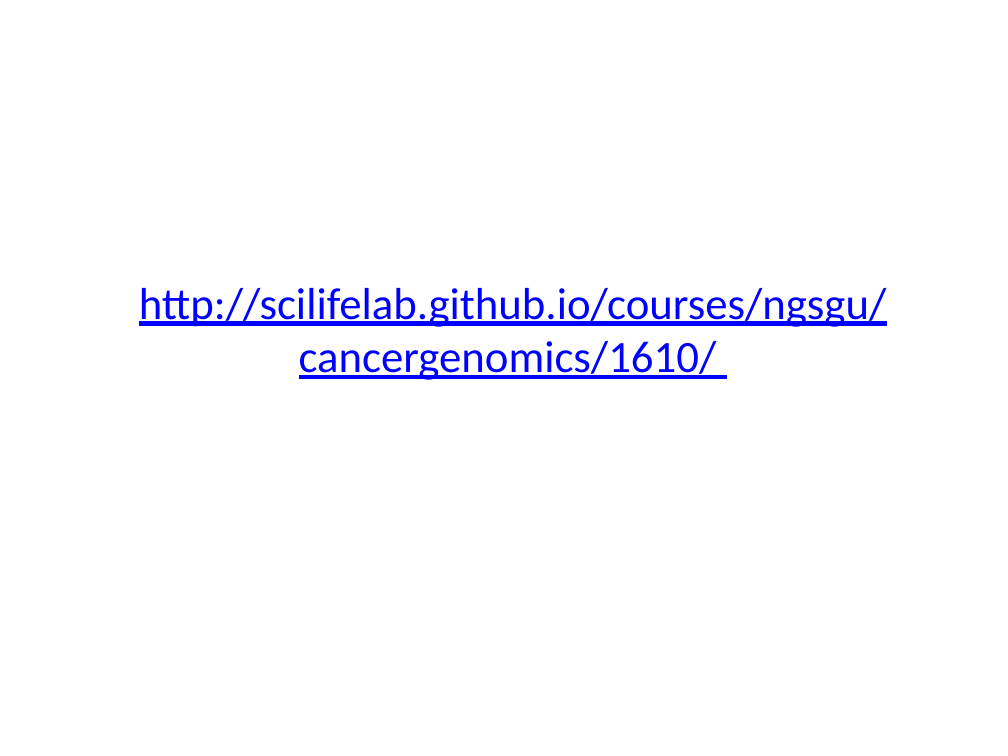
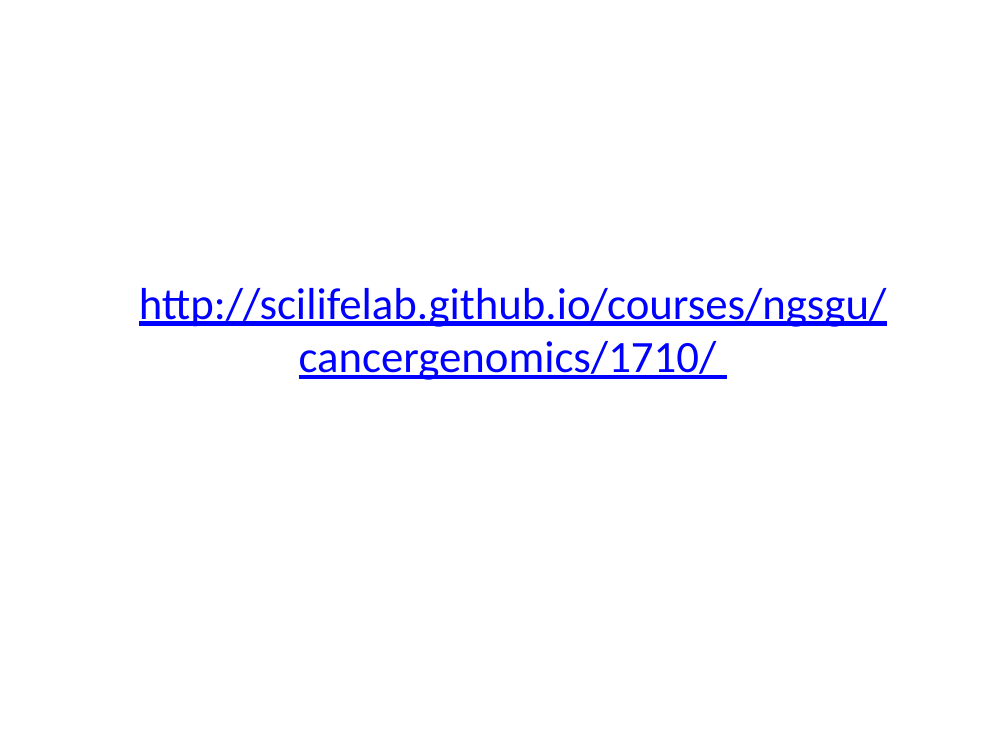
Before and after one commit to malinlarsson/courses, a slide deck: slide 39 of ngsgu/cancergenomics/1710/slides/cancer_genomics.pptx. Drawn at 1008x756 pixels with LibreOffice and Linux fonts; fonts in the diff are those of the drawing. Boxes give left, top, right and bottom in pixels: in the first picture for what was removed or moved away, otherwise in the second. Text is boxed around its words. In the diff, an @@ line names an element or a change of style, - is before the commit and + after.

Commit message:
updated link in slides

```diff
--- a/ngsgu/cancergenomics/1710/slides/cancer_genomics.pptx
+++ b/ngsgu/cancergenomics/1710/slides/cancer_genomics.pptx
@@ title at <box>139,288,887,380</box>: text changed @@
-http://scilifelab.github.io/courses/ngsgu/cancergenomics/1610/
+http://scilifelab.github.io/courses/ngsgu/cancergenomics/1710/
```
Also in this commit, not shown: 1 other file.
